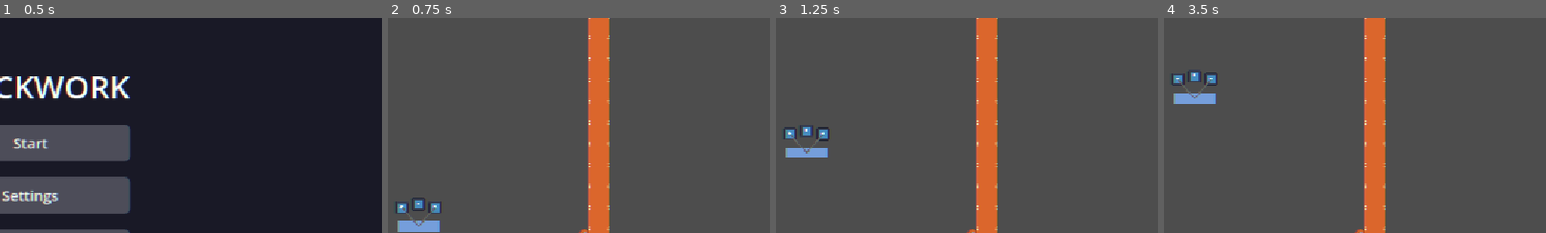
Above: before the commit, frames 1-4 (left to right).
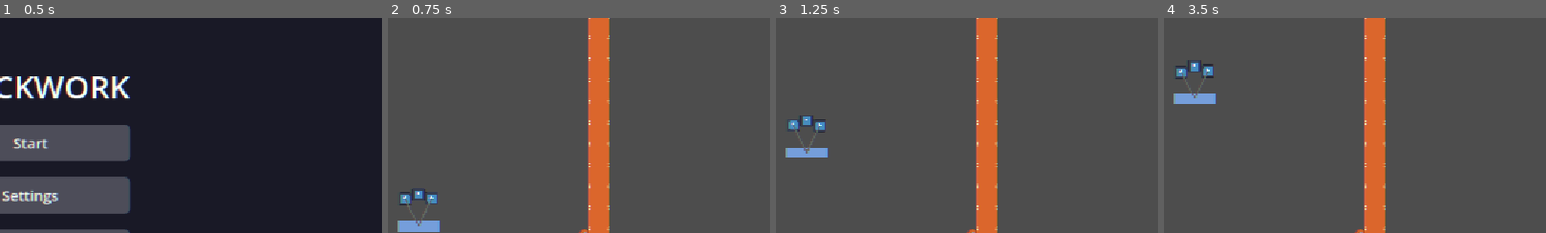
Above: after the commit, the same moments.

Repository: swan-eternal/clockwork
Game: Godot game, scene res://scenes/main_menu.tscn
The game is run twice, just before and just after one commit, with the same random seed, the same clock (stepped at 60 frames per second) and the same inputs. The engine's default icon, where the game draws it, is replaced by a stand-in: a white triangle on a blue panel in a dark square.
Inputs:
- Up to frame 1 (0.5 s): no input
- Up to frame 2 (0.75 s): click "Start" at 0.5 s
- Up to frame 3 (1.25 s): no input
- Up to frame 4 (3.5 s): tap Enter (ui_accept) at 1.25, 1.52, 2.27, 2.75 s; hold Right (ui_right) 1.28-2.78 s; hold Left (ui_left) from 2.78 s (still down)
The pictures show only the part of the screen within x 46-96%, y 16-66%; the shares and areas given below are measured in that part.

Frame 1 is identical in both runs. In frame 2, 0.9% of the frame differs, in the area x 2-14%, y 79-97%; in frame 3, 0.9%; in frame 4, 0.9%.

Commit message:
Add RailStart/RailEnd marker nodes for draggable rail endpoints
Level designer feedback: setting rail_start/rail_end via the Inspector
was tedious (just typing numbers in X/Y fields). Added RailStart
and RailEnd as Node2D children of each platform preset so the
designer can drag them in the 2D editor instead.

The script picks up the marker positions in _ready() and uses them
as the rail endpoints — overriding the @export rail_start/rail_end
values. If no markers are present (existing levels, or the designer
removed them), the script falls back to the @export values, so
existing levels work unchanged.

Also added a @tool _draw() that renders the rail as a line between
the endpoints in the editor (light blue, two endpoint circles).
Draws only when Engine.is_editor_hint() is true so it doesn't show
at runtime. Gives the designer a visual reference for the rail
extent, even when the markers haven't been moved from their defaults.

@tool on the script (already there) + the new marker children mean
the editor preview updates as the designer drags the markers.

Files:
- scripts/moving_platform.gd: add @onready marker refs, override
  rail_start/rail_end from markers in _ready(), new _draw() for
  the editor gizmo line
- scenes/balloon_platform.tscn: RailStart at (0, 100), RailEnd at (0, -100)
- scenes/weight_platform.tscn: RailStart at (0, -100), RailEnd at (0, 100)

Diff:
--- a/scenes/balloon_platform.tscn
+++ b/scenes/balloon_platform.tscn
@@ -1,35 +1,39 @@
-[gd_scene load_steps=4 format=3 uid="uid://bmita8jnhqwrg"]
+[gd_scene format=3 uid="uid://bmita8jnhqwrg"]
 
-[ext_resource type="Script" path="res://scripts/moving_platform.gd" id="1_moving"]
-[ext_resource type="PackedScene" path="res://scenes/balloon.tscn" id="2_balloon"]
+[ext_resource type="Script" uid="uid://crtmu7he8vcjv" path="res://scripts/moving_platform.gd" id="1_moving"]
+[ext_resource type="PackedScene" uid="uid://b51jojakic7i3" path="res://scenes/balloon.tscn" id="2_balloon"]
 
 [sub_resource type="RectangleShape2D" id="RectangleShape2D_platform"]
 size = Vector2(64, 16)
 
-[node name="BalloonPlatform" type="RigidBody2D"]
+[node name="BalloonPlatform" type="RigidBody2D" unique_id=1587117843]
+position = Vector2(0, 100)
 freeze = true
 script = ExtResource("1_moving")
-platform_type = "Balloon"
-rail_start = Vector2(0, 100)
-rail_end = Vector2(0, -100)
-starting_position = 0.0
-gravity = 980.0
-buoyancy = 1500.0
-platform_size = Vector2(64, 16)
+
+[node name="RailStart" type="Node2D" parent="."]
 position = Vector2(0, 100)
 
-[node name="CollisionShape2D" type="CollisionShape2D" parent="."]
+[node name="RailEnd" type="Node2D" parent="."]
+position = Vector2(0, -100)
+
+[node name="CollisionShape2D" type="CollisionShape2D" parent="." unique_id=888360767]
 shape = SubResource("RectangleShape2D_platform")
 
-[node name="PlatformVisual" type="Polygon2D" parent="."]
+[node name="PlatformVisual" type="Polygon2D" parent="." unique_id=1416014010]
 color = Color(0.5, 0.7, 1, 0.8)
 polygon = PackedVector2Array(-32, -8, 32, -8, 32, 8, -32, 8)
 
-[node name="Balloon1" parent="." instance=ExtResource("2_balloon")]
-offset = Vector2(-25, -30)
+[node name="Balloon1" parent="." unique_id=1721122332 instance=ExtResource("2_balloon")]
+position = Vector2(-20, -41.874542)
+mass = 0.9
+offset = Vector2(-20, -40)
 
-[node name="Balloon2" parent="." instance=ExtResource("2_balloon")]
-offset = Vector2(0, -35)
+[node name="Balloon2" parent="." unique_id=2089927273 instance=ExtResource("2_balloon")]
+position = Vector2(0, -48.80642)
+mass = 0.9
 
-[node name="Balloon3" parent="." instance=ExtResource("2_balloon")]
-offset = Vector2(25, -30)
+[node name="Balloon3" parent="." unique_id=591783264 instance=ExtResource("2_balloon")]
+position = Vector2(20, -40.128456)
+mass = 0.9
+offset = Vector2(20, -40)
--- a/scenes/weight_platform.tscn
+++ b/scenes/weight_platform.tscn
@@ -16,6 +16,12 @@
 platform_size = Vector2(64, 16)
 position = Vector2(0, -100)
 
+[node name="RailStart" type="Node2D" parent="."]
+position = Vector2(0, -100)
+
+[node name="RailEnd" type="Node2D" parent="."]
+position = Vector2(0, 100)
+
 [node name="CollisionShape2D" type="CollisionShape2D" parent="."]
 shape = SubResource("RectangleShape2D_platform")
 
--- a/scripts/moving_platform.gd
+++ b/scripts/moving_platform.gd
@@ -1,92 +1,101 @@
 @tool
 extends RigidBody2D
+##
+## Moving platform for Clockwork — slides back and forth along a
+## rail between two endpoints. Two variants:
+##   - "Balloon" — buoyancy > gravity, rises from rail_start to rail_end
+##   - "Weight" — falls under gravity, drops from rail_start to rail_end
+##
+## Rail endpoints can be set two ways:
+##   1. The @export rail_start / rail_end properties (Inspector panel)
+##   2. RailStart / RailEnd child marker nodes (draggable in the
+##      2D viewport — preferred for level design)
+## If marker nodes exist in the scene, their positions override the
+## @export values at _ready(). This lets the level designer drag the
+## endpoints visually in the editor instead of typing numbers.
+##
 
-# A platform that moves along a single-axis rail due to gravity/buoyancy.
-# Children of RotatingLevelComponents — the rail rotates with the level.
-#
-# Place BalloonPlatform or WeightPlatform preset in a level scene. Configure
-# rail_start, rail_end, starting_position, gravity, and buoyancy in the
-# inspector.
-#
-# Motion is force-based:
-#   - Weight platform: gravity pulls it toward rail_end (falls). Stops at rail_end.
-#   - Balloon platform: buoyancy pushes it toward rail_end (rises). Stops at rail_end.
-#   - Neither auto-reverses; no ping-pong.
-#   - Player weight does NOT affect motion — the player can ride either direction.
-#
-# On level reset (scene reload), platforms return to starting_position.
-#
-# Note on rotated rails: when the level rotates 90°, the rail becomes horizontal
-# in world frame, so gravity has no component along the rail — the platform
-# stops moving until the next rotation. At 180° rotation the rail is inverted
-# and motion reverses direction. This is emergent behavior from the physics.
+# Variant label. Drives the gravity/buoyancy direction in _ready().
+# "Balloon" rises (buoyancy > gravity); "Weight" falls (gravity).
+@export var platform_type: String = "Balloon"
 
-## Platform type — documentation only; defaults are set per scene preset.
-## "Balloon" rises due to buoyancy (against gravity).
-## "Weight" falls due to gravity.
-@export_enum("Balloon", "Weight") var platform_type: String = "Balloon"
+# Rail endpoints in platform-local coordinates. The platform moves
+# back and forth between these along the line connecting them.
+# @export so a level designer can set them via the Inspector.
+# Preferred for level design: instance RailStart / RailEnd child
+# nodes and drag them in the 2D viewport — the script picks up the
+# marker positions in _ready() and uses them over the @export values.
+@export var rail_start: Vector2 = Vector2(0, 100)
+@export var rail_end: Vector2 = Vector2(0, -100)
 
-## Start point of the rail in local coords (relative to RotatingLevelComponents).
-@export var rail_start: Vector2 = Vector2(0, 100):
-	set(value):
-		rail_start = value
-		if is_inside_tree():
-			_update_position_from_starting()
-			queue_redraw()
+# Starting position on the rail. 0.0 = at rail_start; 1.0 = at
+# rail_end. The platform resets to this on each level load.
+# (Use the slider on the Inspector or set per-level via _ready.)
+@export_range(0.0, 1.0, 0.01) var starting_position: float = 0.0
 
-## End point of the rail in local coords.
-@export var rail_end: Vector2 = Vector2(0, -100):
-	set(value):
-		rail_end = value
-		if is_inside_tree():
-			_update_position_from_starting()
-			queue_redraw()
-
-## Initial position along the rail (0 = rail_start, 1 = rail_end).
-## The platform returns here on level reset. Designer can place it anywhere.
-@export_range(0.0, 1.0, 0.01) var starting_position: float = 0.0:
-	set(value):
-		starting_position = value
-		if is_inside_tree():
-			_update_position_from_starting()
-			queue_redraw()
-
-## Gravity acceleration in pixels/sec² along the world-down axis.
+# Acceleration in pixels/sec² along world-down. Multiplied by gravity_scale
+# (1.0 for Weight, -0.8 for Balloon → see _ready) to get the actual
+# world-frame acceleration that the platform's physics body experiences.
 @export_range(0.0, 5000.0, 10.0) var gravity: float = 980.0
 
-## Buoyancy acceleration in pixels/sec² along the world-up axis.
-## Only applies to Balloon platforms. Should exceed `gravity` for the
-## balloon to actually rise.
+# Buoyancy acceleration in pixels/sec² along world-up. Multiplied by
+# gravity_scale (1.0 for Weight, 0 for Balloon → see _ready) to get
+# the actual world-frame acceleration. For a Balloon, set this ABOVE
+# `gravity` so buoyancy wins; for a Weight, it doesn't matter.
 @export_range(0.0, 5000.0, 10.0) var buoyancy: float = 1500.0
 
-## Collision shape + visual size. (64, 16) = long flat platform.
+# Collision shape + visual size. (64, 16) = long flat platform.
 @export var platform_size: Vector2 = Vector2(64, 16):
 	set(value):
 		platform_size = value
-		if is_inside_tree():
-			_update_collision()
-			_update_visual()
+		_update_collision()
+		_update_visual()
 
-@onready var collision_shape: CollisionShape2D = $CollisionShape2D
-@onready var platform_visual: Polygon2D = $PlatformVisual
+# Marker nodes for the rail endpoints. If present in the scene, their
+# positions override the @export rail_start/rail_end values at _ready()
+# — letting the level designer drag the endpoints in the 2D editor
+# instead of typing numbers in the Inspector. Add RailStart / RailEnd
+# as Node2D children of the platform preset for this workflow.
+@onready var _rail_start_marker: Node2D = get_node_or_null("RailStart")
+@onready var _rail_end_marker: Node2D = get_node_or_null("RailEnd")
 
-# Internal state — parameter along the rail (0 = rail_start, 1 = rail_end).
+# Internal state — parameter along the rail (0 = at rail_start, 1 = at
+# rail_end), plus per-tick velocity.
 var _t: float = 0.0
-# Velocity along the rail in parameter-space (1/s).
 var _velocity: float = 0.0
+
+# The CollisionShape2D and Polygon2D visual are children of the
+# platform node, populated from the @tool-evaluated scene tree.
+@onready var _collision_shape: CollisionShape2D = $CollisionShape2D
+@onready var _platform_visual: Polygon2D = $PlatformVisual
 
 
 func _ready() -> void:
-	# freeze = true + FREEZE_MODE_STATIC makes this RigidBody2D act like a kinematic
-	# platform — it doesn't respond to gravity/physics forces, but the script's
-	# position assignment each frame still pushes the player correctly. Unlike
-	# AnimatableBody2D + sync_to_physics, this also makes the body inherit parent
-	# rotation reliably (workaround for a Godot 4 quirk).
-	freeze = true
-	freeze_mode = RigidBody2D.FREEZE_MODE_STATIC
-	_update_collision()
-	_update_visual()
-	# Reset state on level load (also handles death-and-reset via scene reload).
+	# If marker nodes exist, use their positions. This lets the level
+	# designer drag the endpoints in the 2D editor (RailStart / RailEnd
+	# child nodes) instead of typing numbers in the Inspector. If no
+	# markers are present, fall back to the @export values.
+	if _rail_start_marker != null:
+		rail_start = _rail_start_marker.position
+	if _rail_end_marker != null:
+		rail_end = _rail_end_marker.position
+
+	# Apply the gravity_scale based on platform_type so the same @export
+	# values for gravity/buoyancy give the right behavior in both
+	# variants without the level designer having to set them.
+	match platform_type:
+		"Balloon":
+			# Negative gravity_scale makes world-down gravity act as
+			# buoyancy (the platform wants to rise). gravity_scale is
+			# computed against the @export gravity (which is the
+			# world-frame "down" magnitude).
+			if gravity > 0.0:
+				gravity_scale = -buoyancy / gravity
+		"Weight":
+			gravity_scale = 1.0
+
+	# Initial state — start at the configured starting_position on the
+	# rail with zero velocity.
 	_t = starting_position
 	_velocity = 0.0
 	position = rail_start.lerp(rail_end, _t)
@@ -96,36 +105,31 @@
 	# Don't move in editor preview — only at runtime.
 	if Engine.is_editor_hint():
 		return
-	# Rail direction in local frame (unit vector). Zero-length rail = no motion.
-	var local_rail_direction: Vector2 = (rail_end - rail_start).normalized()
-	if local_rail_direction.length_squared() <= 0.0:
+
+	# Rail length (and bail early if the rail has zero length so we
+	# don't divide by zero).
+	var rail_length := rail_start.distance_to(rail_end)
+	if rail_length <= 0.0:
 		return
 
-	# Transform to world frame by rotating by the node's global rotation.
-	# The dot product with world-frame forces (gravity, buoyancy) needs the rail's
-	# world-frame direction — otherwise after the level rotates, the projection
-	# sign flips and the platform sticks at rail endpoints.
-	var world_rail_direction: Vector2 = local_rail_direction.rotated(global_rotation)
+	# World-frame acceleration along the rail, computed from gravity
+	# (always world-down) and buoyancy (world-up, Balloon only).
+	# Each gets projected onto the rail's world-frame direction.
+	var rail_direction := (rail_end - rail_start).normalized()
+	var net_world_accel := Vector2(0.0, gravity).dot(rail_direction)
+	match platform_type:
+		"Balloon":
+			net_world_accel += Vector2(0.0, -buoyancy).dot(rail_direction)
 
-	# Compute net world-frame acceleration along the rail.
-	# World-down is (0, +1) in Godot 2D; gravity points that way.
-	var net_world_accel: float = Vector2(0, gravity).dot(world_rail_direction)
-	# Buoyancy adds an opposing force for balloon platforms.
-	if platform_type == "Balloon":
-		net_world_accel += Vector2(0, -buoyancy).dot(world_rail_direction)
+	# Convert from pixels/sec² (world space) to parameter-space (1/sec²)
+	# so we can integrate _t directly.
+	var net_param_accel := net_world_accel / rail_length
 
-	# Convert from pixels/sec² (world space) to parameter-space (1/sec²).
-	# Rail length is world units per parameter unit (t goes 0..1 along the rail).
-	var rail_length: float = rail_start.distance_to(rail_end)
-	if rail_length <= 0.0:
-		return
-	var net_param_accel: float = net_world_accel / rail_length
-
-	# Integrate: velocity → position.
+	# Semi-implicit Euler: integrate velocity, then position.
 	_velocity += net_param_accel * delta
 	_t += _velocity * delta
 
-	# Stop at endpoints (no bounce, no reverse).
+	# Stop at endpoints. Don't bounce, don't reverse — just halt.
 	if _t <= 0.0:
 		_t = 0.0
 		_velocity = 0.0
@@ -137,28 +141,22 @@
 	position = rail_start.lerp(rail_end, _t)
 
 
-# Snap the platform's position to lerp(rail_start, rail_end, starting_position).
-# Called from setters so the editor preview reflects the @export value.
-func _update_position_from_starting() -> void:
-	position = rail_start.lerp(rail_end, starting_position)
-
-
-# Resize the CollisionShape2D to match platform_size.
+# Resize the CollisionShape2D RectangleShape2D to match platform_size.
 func _update_collision() -> void:
-	if collision_shape == null:
+	if _collision_shape == null:
 		return
-	var shape: Shape2D = collision_shape.shape
+	var shape := _collision_shape.shape
 	if shape is RectangleShape2D:
 		(shape as RectangleShape2D).size = platform_size
 
 
-# Rebuild the Polygon2D placeholder rectangle to match platform_size.
-# Replaced by art (LibreSprite) when Jason drops in a sprite.
+# Rebuild the Polygon2D visual to match platform_size. A 4-vertex
+# rectangle centered on the platform's local origin.
 func _update_visual() -> void:
-	if platform_visual == null:
+	if _platform_visual == null:
 		return
-	var half: Vector2 = platform_size * 0.5
-	platform_visual.polygon = PackedVector2Array([
+	var half := platform_size * 0.5
+	_platform_visual.polygon = PackedVector2Array([
 		Vector2(-half.x, -half.y),
 		Vector2(half.x, -half.y),
 		Vector2(half.x, half.y),
@@ -166,18 +164,14 @@
 	])
 
 
-# Editor gizmo — draws the rail as a line with endpoint dots, plus a smaller
-# marker at starting_position so the level designer can see where the platform
-# begins and which direction it will travel.
+# Draw a line between the rail endpoints in the editor. Gives the
+# level designer a visual reference for the rail's extent, even
+# when the markers are at their default positions. Draws only in
+# the editor (Engine.is_editor_hint() check) so it doesn't show
+# at runtime.
 func _draw() -> void:
 	if not Engine.is_editor_hint():
 		return
-	var rail_color: Color = Color(0.4, 0.7, 1.0, 0.9)
-	var endpoint_color: Color = Color(1.0, 0.6, 0.3, 0.9)
-	var start_marker_color: Color = Color(0.3, 1.0, 0.3, 0.9)
-	draw_line(rail_start, rail_end, rail_color, 2.0)
-	draw_circle(rail_start, 5.0, endpoint_color)
-	draw_circle(rail_end, 5.0, endpoint_color)
-	# Marker for starting_position along the rail.
-	var start_pos: Vector2 = rail_start.lerp(rail_end, starting_position)
-	draw_circle(start_pos, 3.0, start_marker_color)
+	draw_line(rail_start, rail_end, Color(0.5, 0.8, 1.0, 0.6), 2.0)
+	draw_circle(rail_start, 4.0, Color(0.5, 0.8, 1.0, 0.8))
+	draw_circle(rail_end, 4.0, Color(0.5, 0.8, 1.0, 0.8))
